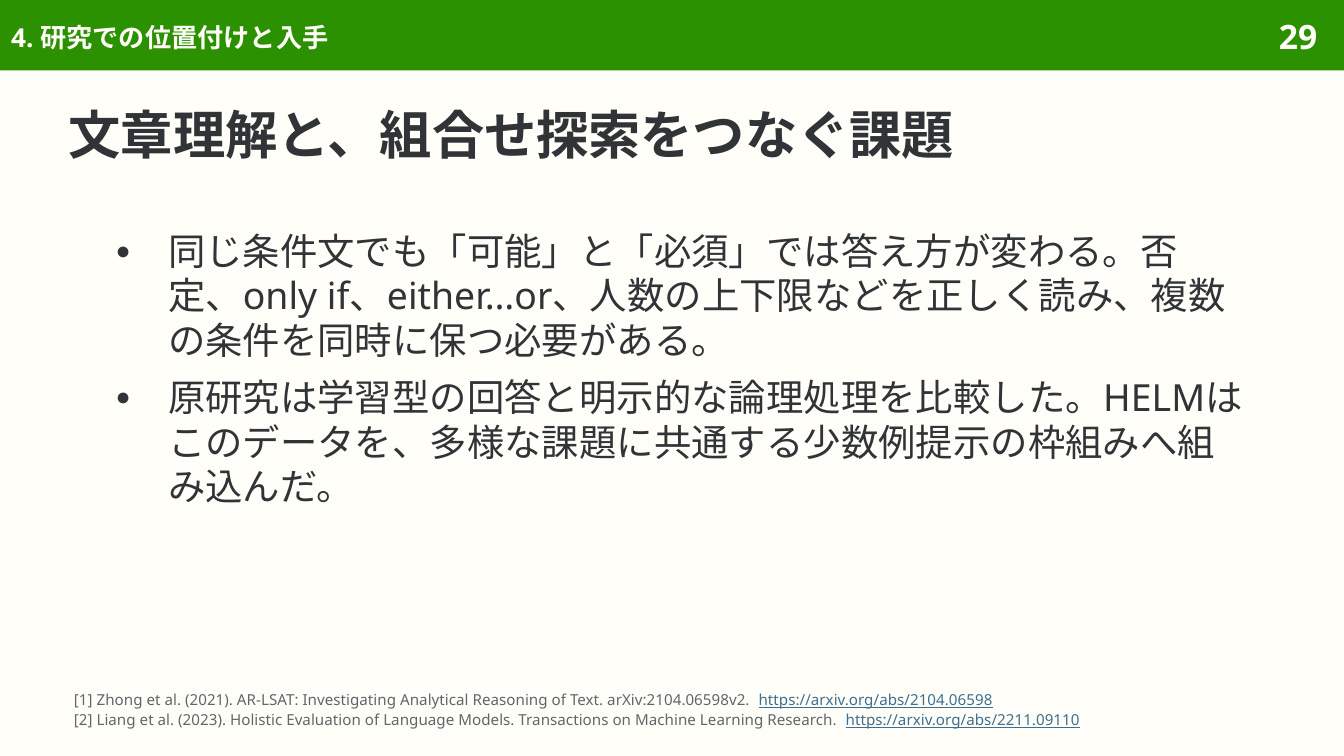
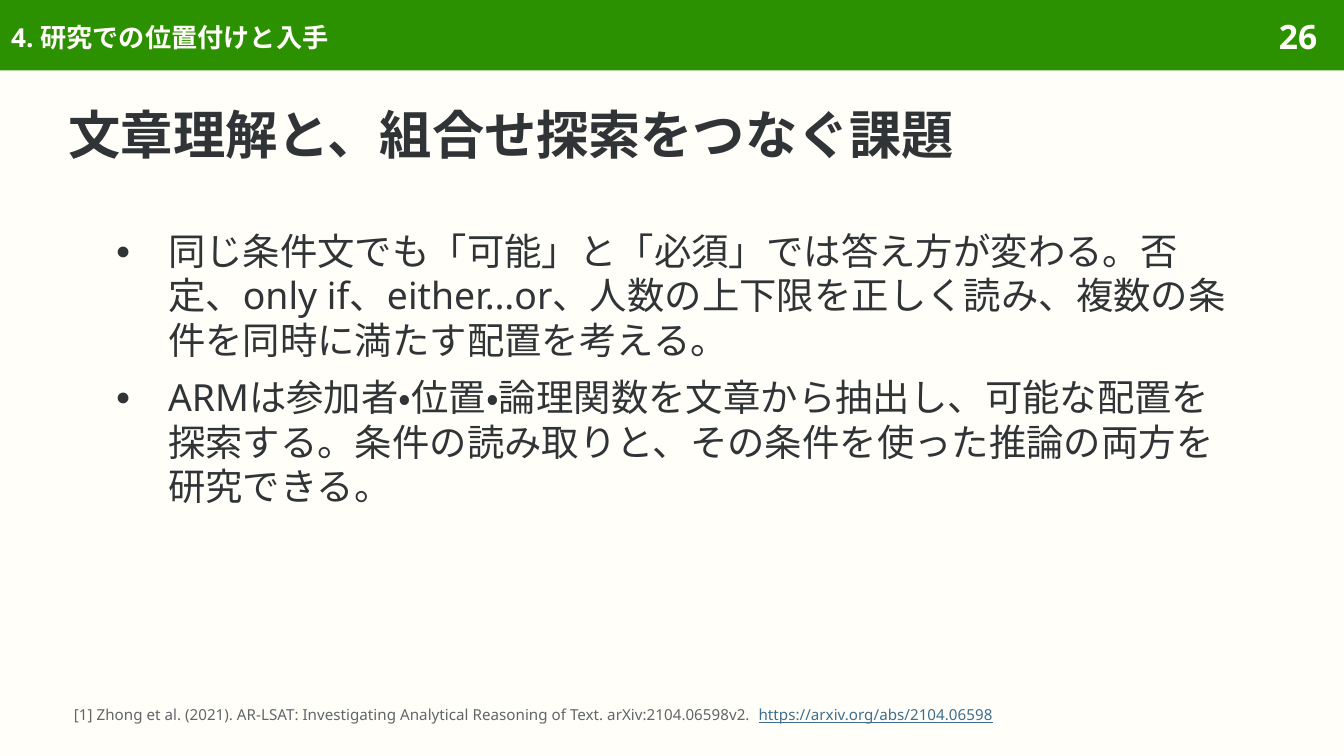
Before and after one commit to sasakiy84/datasets-in-10-minutes, a slide deck: slide 26 of slides/datasets-in-10-minutes-lsat.pptx (slide 29 before the commit). Drawn at 1344x756 pixels with LibreOffice and Linux fonts; fonts in the diff are those of the drawing. Boxes give left, top, right and bottom in pixels: in the first picture for what was removed or moved away, otherwise in the second. Text is boxed around its words. In the diff, an @@ line names an element or a change of style, - is before the commit and + after.

Commit message:
Center AR-LSAT on analytical reasoning and original dataset evaluation

```diff
--- a/slides/datasets-in-10-minutes-lsat.pptx
+++ b/slides/datasets-in-10-minutes-lsat.pptx
@@ page number at box(1279, 24, 1317, 50): text changed @@
-29
+26
@@ text at box(168, 233, 1226, 503): text changed @@
-● 同じ条件文でも「可能」と「必須」では答え方が変わる。否定、only if、either…or、人数の上下限などを正しく読み、複数の条件を同時に保つ必要がある。
-● 原研究は学習型の回答と明示的な論理処理を比較した。HELMはこのデータを、多様な課題に共通する少数例提示の枠組みへ組み込んだ。
+● 同じ条件文でも「可能」と「必須」では答え方が変わる。否定、only if、either…or、人数の上下限を正しく読み、複数の条件を同時に満たす配置を考える。
+● ARMは参加者・位置・論理関数を文章から抽出し、可能な配置を探索する。条件の読み取りと、その条件を使った推論の両方を研究できる。
@@ text at box(74, 713, 1080, 729): paragraph removed @@
-[2] Liang et al. (2023). Holistic Evaluation of Language Models. Transactions on Machine Learning Research. https://arxiv.org/abs/2211.09110
@@ text "[1] Zhong et al. (2021). ...": place and size @@
-text "[1] Zhong et al. (2021). ..." at box(74, 693, 1080, 729)
+text "[1] Zhong et al. (2021). ..." at box(74, 708, 993, 724)
```
Also in this commit, not shown: 47 other slides changed, 2 slides added, 11 slides removed, 44 other files.
